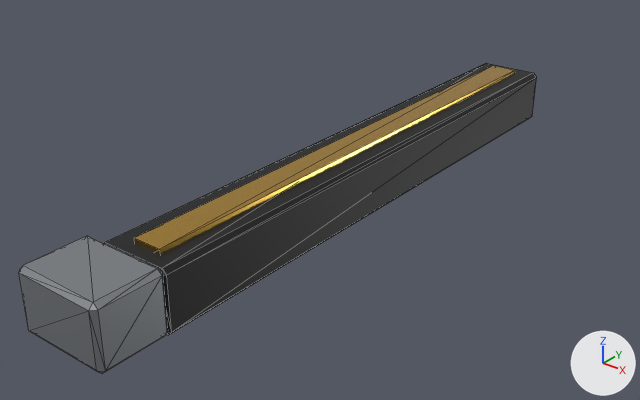
One commit to the glTF model assets/models/part_gpu_t0.glb: the scene before it, then after it.
One viewpoint serves both versions: a camera (50 mm lens) standing at (0.129, -0.182, 0.108) and looking at (-0.017, 0.001, -0.006). Arrows for +X, +Y and +Z are at lower right; the lights stay in place. The picture after the commit comes second. Mesh edges are drawn as thin lines. Vertices at exactly the same position are counted once.

Script lines for the objects in view, before the commit:
```python
me_body = bpy.data.meshes.new('Body')
me_body.from_pydata(...)  # 56 vertices, 100 faces; spans x -0.012..0.012, y -0.101..0.083, z 0.002..0.02
# faces by material slot: [44, 12, 44]
me_body.materials.append(mat_dct_plastic_black)  # black #0d0d0e
me_body.materials.append(mat_dct_gold_contacts)  # orange #dbad4c
me_body.materials.append(mat_dct_galvanized_steel)  # grey #9ea3a8
ob_body = bpy.data.objects.new('Body', me_body)
ob_body.location = (0.0, 0.0, 0.0)
```
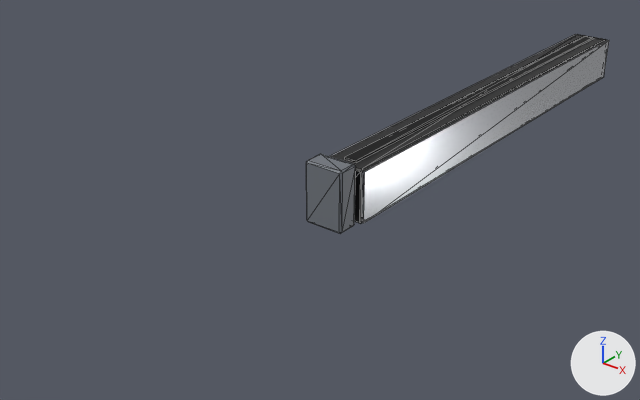
Changed parts and their boxes (x1, y1, x2, y2) in the pictures (640 x 400 px; the box of a moved part takes in the faces that stretch with it):
'Body', reshaped (41% narrower, 36% shorter)
    before: (19, 63, 537, 374)
    after: (306, 34, 609, 234)
part 1 of me_body, moved or reshaped
    before: (104, 63, 537, 335)
    after: (332, 34, 606, 223)
part 2 of me_body, added (mostly hidden)
    after: (329, 34, 576, 157)
part 3 of me_body, added
    after: (361, 40, 609, 223)
part 4 of me_body, added
    after: (345, 36, 594, 162)
part 5 of me_body, moved or reshaped
    before: (19, 236, 168, 374)
    after: (306, 154, 356, 234)
part 6 of me_body, deleted
    before: (134, 65, 515, 254)

Diff of the bpy script that builds the scene:
```diff
--- a/assets/models/part_gpu_t0.glb.py
+++ b/assets/models/part_gpu_t0.glb.py
@@ mat_pbr_plastic_grey @@
+mat_pbr_plastic_grey = principled_material('PBR_plastic_grey')
+mat_pbr_plastic_grey.base_color = (0.163, 0.179, 0.205)  # grey #70757d
+mat_pbr_plastic_grey.roughness = 0.52
@@ mat_pbr_cavity_black @@
+mat_pbr_cavity_black = principled_material('PBR_cavity_black')
+mat_pbr_cavity_black.base_color = (0.00116, 0.00124, 0.00147)  # black #040405
+mat_pbr_cavity_black.roughness = 0.94
@@ mat_pbr_chrome @@
+mat_pbr_chrome = principled_material('PBR_chrome')
+mat_pbr_chrome.base_color = (0.748, 0.768, 0.807)  # white #e0e3e8
+mat_pbr_chrome.metallic = 0.98
+mat_pbr_chrome.roughness = 0.14
@@ mat_pbr_plastic_matte @@
+mat_pbr_plastic_matte = principled_material('PBR_plastic_matte')
+mat_pbr_plastic_matte.base_color = (0.0044, 0.00469, 0.00532)  # black #0e0f10
+mat_pbr_plastic_matte.roughness = 0.48
+mat_pbr_plastic_matte.coat_weight = 0.05
+mat_pbr_plastic_matte.coat_roughness = 0.22
@@ me_body @@
 # used by ob_body; location = (0.0, 0.0, 0.0)
-me_body.from_pydata(...)  # 56 vertices, 100 faces; spans x -0.012..0.012, y -0.101..0.083, z 0.002..0.02
-me_body.materials.append(mat_dct_plastic_black)  # black #0d0d0e
-me_body.materials.append(mat_dct_gold_contacts)  # orange #dbad4c
-me_body.materials.append(mat_dct_galvanized_steel)  # grey #9ea3a8
+me_body.from_pydata(...)  # 72 vertices, 124 faces; spans x -0.007..0.007, y -0.019..0.15, z -0.002..0.016
+# me_body part 1: the loose piece of 24 vertices spanning x -0.01..0.01, y -0.083..0.083, z 0.002..0.018 is scaled about its middle by (0.635, 0.974, 1.05), then moved by (0.0, 0.07, -0.004), in mat_pbr_plastic_matte (black #0e0f10)
+# me_body part 2: a new loose piece, a box spanning x -0.0069..-0.0061, y -0.01..0.15, z -0.0012..0.0136, in mat_pbr_chrome (white #e0e3e8)
+# me_body part 3: a new loose piece, a box spanning x 0.0061..0.0069, y -0.01..0.15, z -0.0012..0.0136, in mat_pbr_chrome (white #e0e3e8)
+# me_body part 4: a new loose piece, a box spanning x -0.0019..0.0019, y -0.007..0.147, z 0.0139..0.0145, in mat_pbr_cavity_black (black #040405)
+# me_body part 5: the loose piece of 24 vertices spanning x -0.012..0.012, y -0.101..-0.083, z 0.004..0.02 is scaled about its middle by (0.5, 0.348, 1.19), then moved by (0.0, 0.077, -0.005), in mat_pbr_plastic_grey (grey #70757d)
+# me_body part 6: the loose piece of 8 vertices spanning x -0.004..0.004, y -0.078..0.078, z 0.013..0.019 is deleted
+me_body.materials.append(mat_pbr_plastic_matte)  # black #0e0f10
+me_body.materials.append(mat_pbr_chrome)  # white #e0e3e8
+me_body.materials.append(mat_pbr_cavity_black)  # black #040405
+me_body.materials.append(mat_pbr_plastic_grey)  # grey #70757d
```
